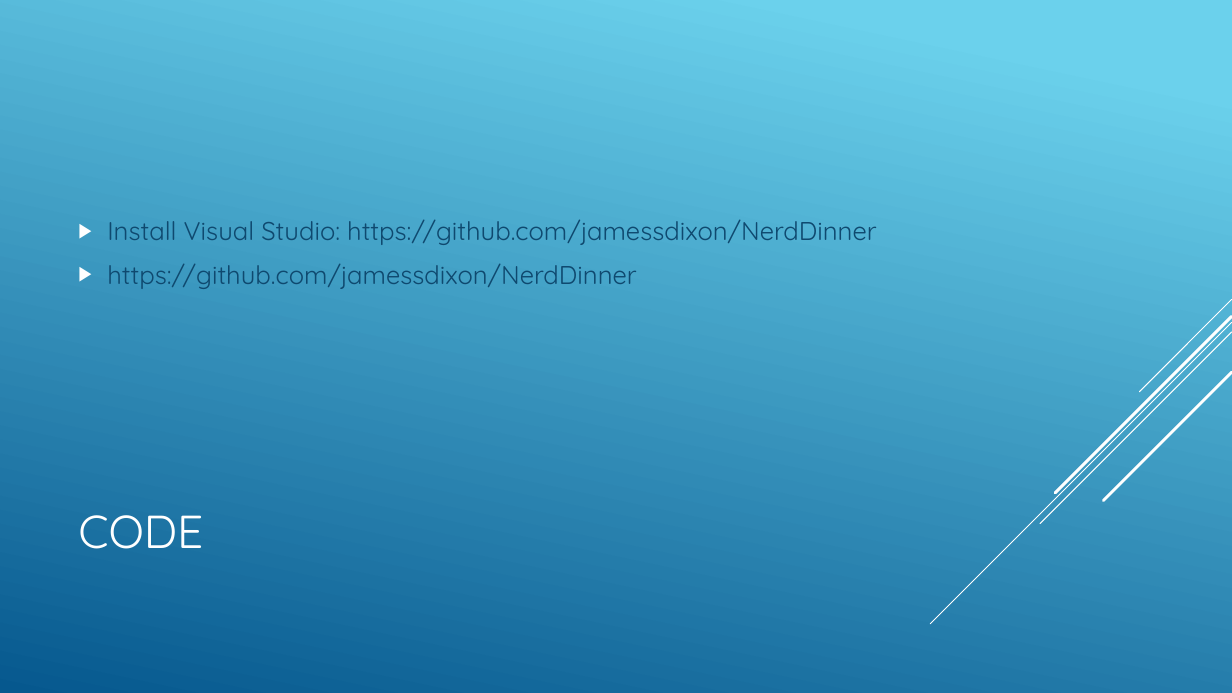
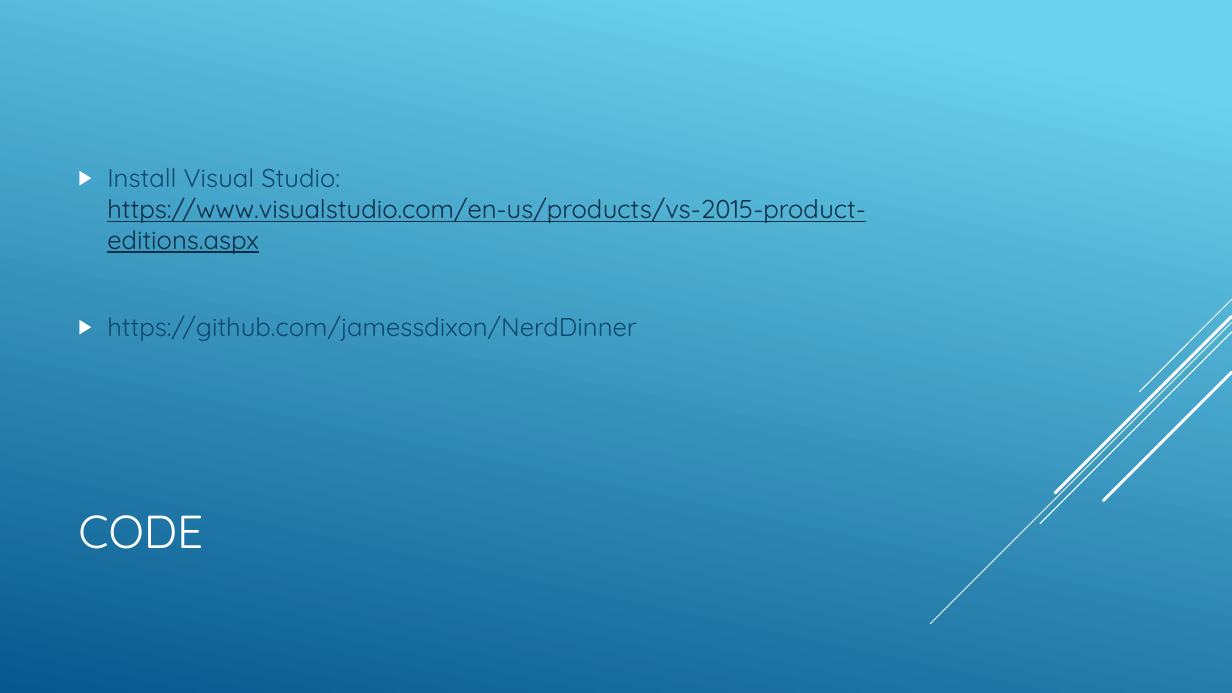
Before and after one commit to jamessdixon/NerdDinner, a slide deck: slide 9 of SkillsMatter/Smart Nerd Dinner.pptx. Drawn at 1232x693 pixels with LibreOffice and Linux fonts; fonts in the diff are those of the drawing. Boxes give left, top, right and bottom in pixels: in the first picture for what was removed or moved away, otherwise in the second. Text is boxed around its words. In the diff, an @@ line names an element or a change of style, - is before the commit and + after.

```diff
--- a/SkillsMatter/Smart Nerd Dinner.pptx
+++ b/SkillsMatter/Smart Nerd Dinner.pptx
@@ text at (107, 168, 866, 254): text changed; text colour #0F496F to #0D2E46 @@
-▶ Install Visual Studio: https://github.com/jamessdixon/NerdDinner
+▶ Install Visual Studio: https://www.visualstudio.com/en-us/products/vs-2015-product-editions.aspx
```
Also in this commit, not shown: 5 other files.
